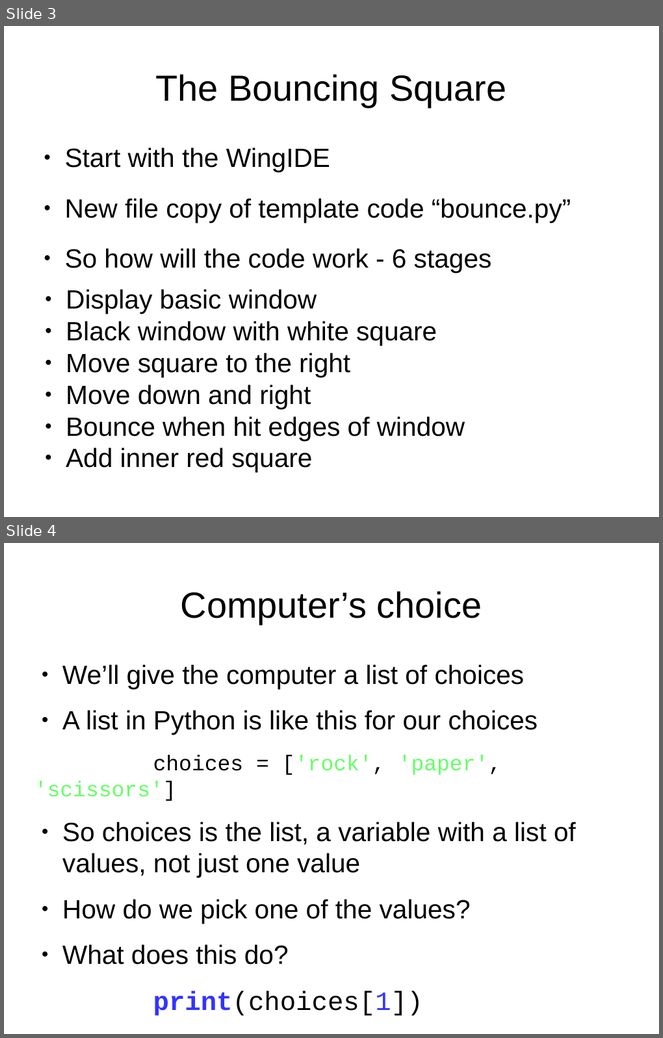
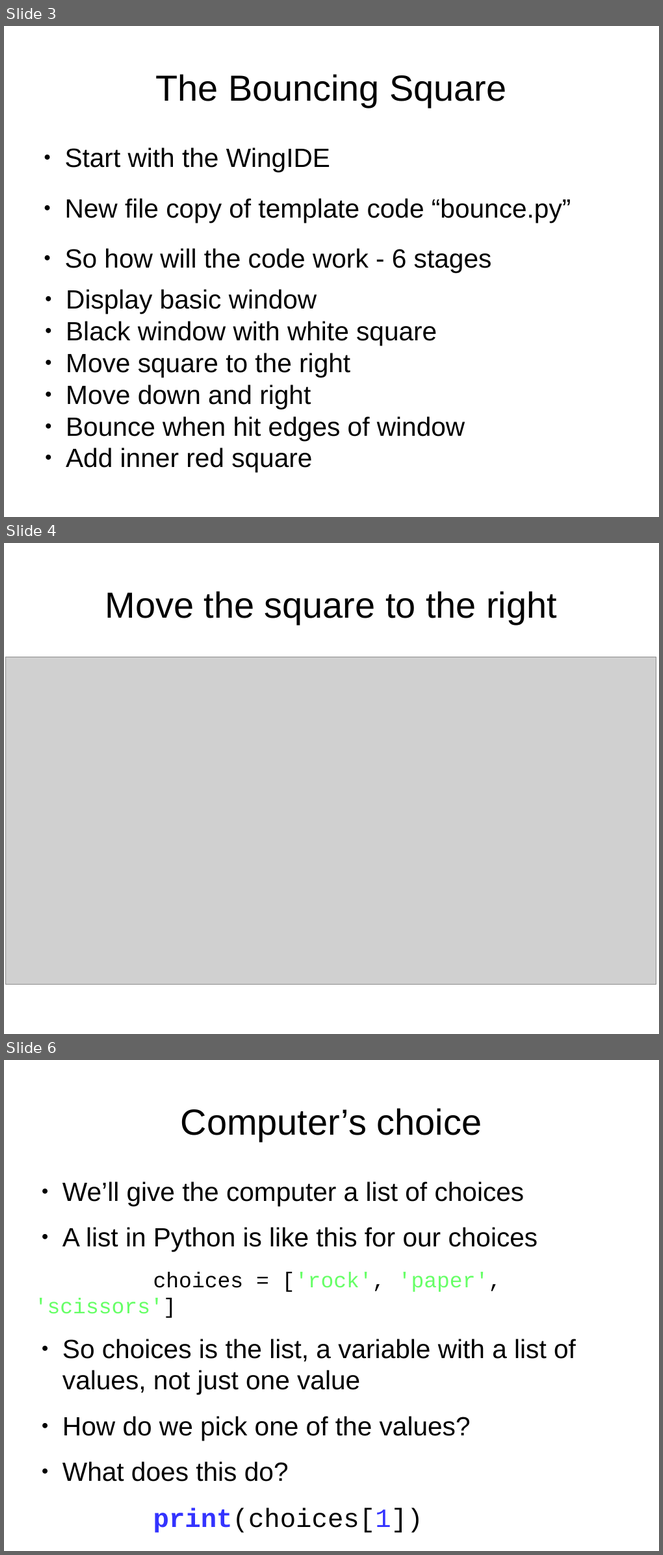
Before and after one commit to timzhood/python-rock, a slide deck: docs/bouncing_rectangle.odp. Shown one above the other, each under a label of ours: slides 3 and 4 before the commit, slides 3, 4 and 6 after it; the slides between them are not shown. The pictures are 663x1038 and 663x1555 pixels, drawn with LibreOffice and Linux fonts; fonts in the diff are those of the drawing; grey boxes stand for pictures. Boxes give left, top, right and bottom in pixels: in the first picture for what was removed or moved away, otherwise in the second. Text is boxed around its words. In the diff, an @@ line names an element or a change of style, - is before the commit and + after.

Commit message:
Added diagrams and code change pictures.

```diff
--- a/docs/bouncing_rectangle.odp
+++ b/docs/bouncing_rectangle.odp
@@ slide 4 added at (4, 543, 659, 1034), background #FFFFFF @@
@@ text added at (105, 591, 557, 624), 44 pt, text #000000 @@
+Move the square to the right
@@ picture added at (6, 657, 657, 985) @@
@@ what was slide 4 is now slide 6 @@
```
Also in this commit, not shown: 1 other slide added.
